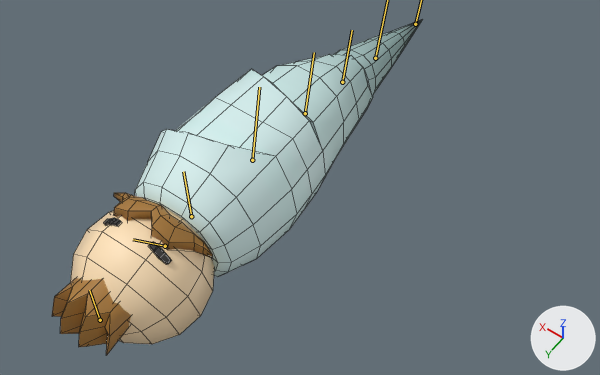
The FBX model LudumDare40/Assets/FBXs/Models/Baby.fbx as it was, and as the next commit left it.
Rendered twice from a 50 mm camera at (-0.0542, 0.0656, 0.109) aimed at (-0.0085, 0.0016, 0.0084). Arrows for +X, +Y and +Z are at lower right; the lights stay in place. The bones that bend it are drawn over the model as lines. Mesh edges are drawn as thin lines.

Names of what the first picture shows: 'Baby'.
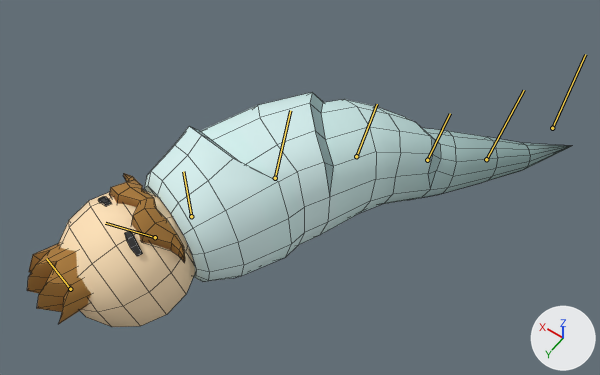
Commit message: Committing baby animation

The newer file adds an action. The first version stands in its rest pose; the second is drawn at frame 23 of the action 'Take 001'.

Where the change shows, as pixel boxes [x1, y1, x2, y2] in the pictures (600 x 375 px):
'Baby', posed (47% wider, 30% shorter): before [52, 20, 422, 355]; after [27, 92, 572, 327]
bone 'joint3', root to tip: before (252, 160) to (259, 87); after (275, 178) to (290, 110)
bone 'joint4', root to tip: before (305, 113) to (314, 52); after (356, 156) to (377, 104)
bone 'joint5', root to tip: before (342, 82) to (352, 30); after (427, 160) to (450, 113)

The change, as a diff of the scene's bpy script:
```diff
--- a/LudumDare40/Assets/FBXs/Models/Baby.fbx.py
+++ b/LudumDare40/Assets/FBXs/Models/Baby.fbx.py
@@ bone_base @@
 bone_base = bpy.data.objects['Rig_Control'].pose.bones['Base']
-bone_base.rotation_quaternion = (1.0, 0.0, 0.0, 0.0)  # degrees (0, 0, 0)
+bone_base.rotation_quaternion = (0.985, 0.0, -0.175, 0.0)  # degrees (0, -20, 0)
@@ bone_joint3 @@
 bone_joint3 = bpy.data.objects['Rig_Control'].pose.bones['joint3']  # child of 'Base'
-bone_joint3.rotation_quaternion = (1.0, 0.0, 0.0, 0.0)  # degrees (0, 0, 0)
+bone_joint3.rotation_quaternion = (0.996, 0.017, -0.086, 0.0)  # degrees (2, -10, 0)
@@ bone_joint4 @@
 bone_joint4 = bpy.data.objects['Rig_Control'].pose.bones['joint4']  # child of 'joint3'
-bone_joint4.rotation_quaternion = (1.0, 0.0, 0.0, 0.0)  # degrees (0, 0, 0)
+bone_joint4.rotation_quaternion = (0.986, 0.032, -0.163, -0.002)  # degrees (4, -19, -1)
@@ bone_joint5 @@
 bone_joint5 = bpy.data.objects['Rig_Control'].pose.bones['joint5']  # child of 'joint4'
-bone_joint5.rotation_quaternion = (1.0, 0.0, 0.0, 0.0)  # degrees (0, 0, 0)
+bone_joint5.rotation_quaternion = (0.998, -0.015, 0.067, -0.005)  # degrees (-2, 8, -1)
@@ bone_joint6 @@
 bone_joint6 = bpy.data.objects['Rig_Control'].pose.bones['joint6']  # child of 'joint5'
-bone_joint6.rotation_quaternion = (1.0, 0.0, 0.0, 0.0)  # degrees (0, 0, 0)
+bone_joint6.rotation_quaternion = (0.997, -0.018, 0.07, -0.008)  # degrees (-2, 8, -1)
```
